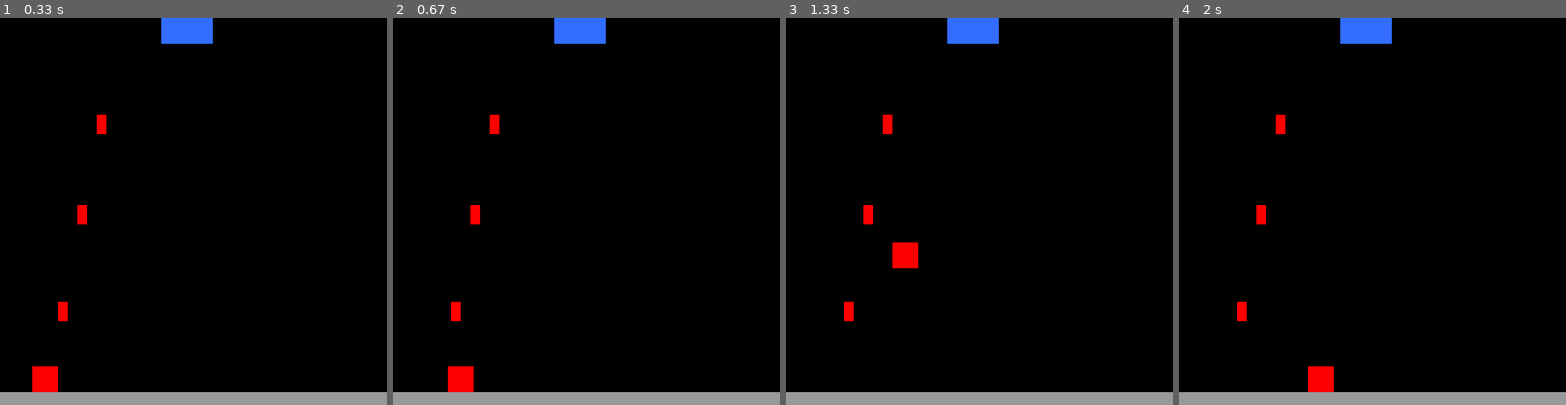
Above: before the commit, frames 1-4 (left to right).
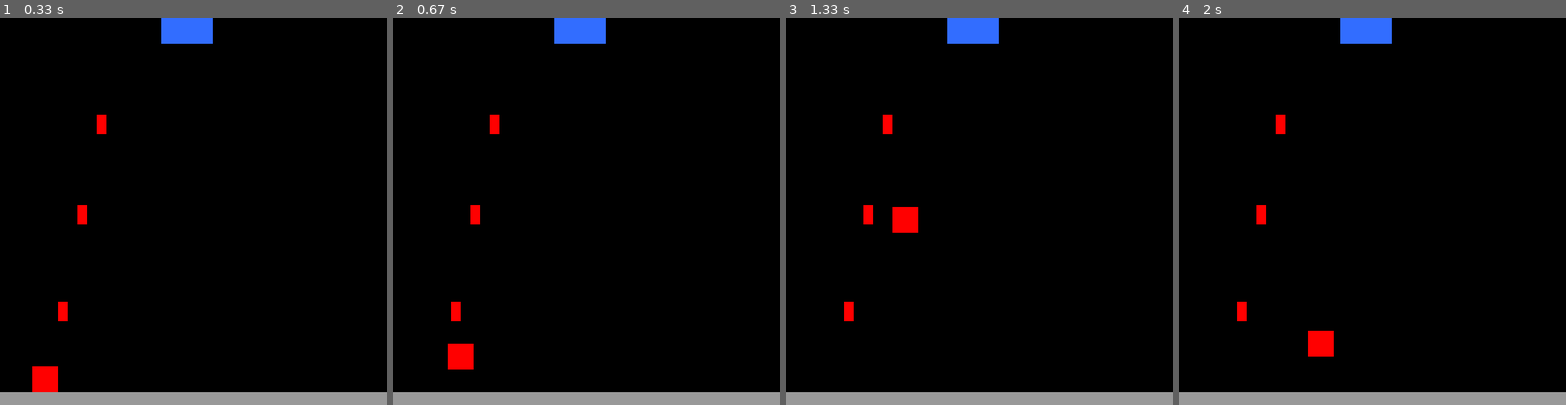
Above: after the commit, the same moments.

Repository: RobertNeuzil/game
Game: pygame game, started from personal/personalgame.py
Two runs of this game, one before a commit and one after it. Both use one fixed random seed, a clock stepped at 60 frames per second and the inputs below.
Inputs:
- Up to frame 1 (0.33 s): no input
- Up to frame 2 (0.67 s): hold W from 0.33 s (still down); hold Right from 0.33 s (still down)
- Up to frame 3 (1.33 s): release W at 0.8 s; release Right at 0.8 s; hold Right 0.83-1.3 s; hold D 0.83-1.3 s; tap Space at 0.9, 1.2 s
- Up to frame 4 (2 s): hold Up 1.33-1.63 s; hold W 1.33-1.63 s; tap Space at 1.4, 1.73 s; hold Right from 1.67 s (still down); hold D from 1.67 s (still down)

Frame 1 is identical in both runs. In frame 2, 0.8% of the frame differs, in the area x 14-21%, y 84-97%; in frame 3, 0.9%, in the area x 27-35%, y 48-65%; in frame 4, 0.9%.

Commit message:
an internet forum post suggested that allowing characters to move up,down, left, right with WASD was also desirable. So I added them

Diff:
--- a/personal/personalgame.py
+++ b/personal/personalgame.py
@@ -66,18 +66,18 @@
 
     keys = pygame.key.get_pressed()
 
-    if keys[pygame.K_LEFT] and character.x > 0:
+    if keys[pygame.K_LEFT] or keys[pygame.K_a] and character.x > 0:
         character.x -= character.velocity
         character.x2 -= character.velocity
-    if keys[pygame.K_RIGHT] and character.x < 600 - character.width:
+    if keys[pygame.K_RIGHT] or keys[pygame.K_d] and character.x < 600 - character.width:
         character.x += character.velocity
         character.x2 += character.velocity
     if not(character.jumping):
 
-        if keys[pygame.K_DOWN] and character.y < 600 - character.height - ground.height:
+        if keys[pygame.K_DOWN] or keys[pygame.K_s] and character.y < 600 - character.height - ground.height:
             character.y += character.velocity
             character.y2 += character.velocity
-        if keys[pygame.K_UP] and character.y > 0:
+        if keys[pygame.K_UP] or keys[pygame.K_w] and character.y > 0:
             character.y -= character.velocity
             character.y2 -= character.velocity
         if keys[pygame.K_SPACE]:
